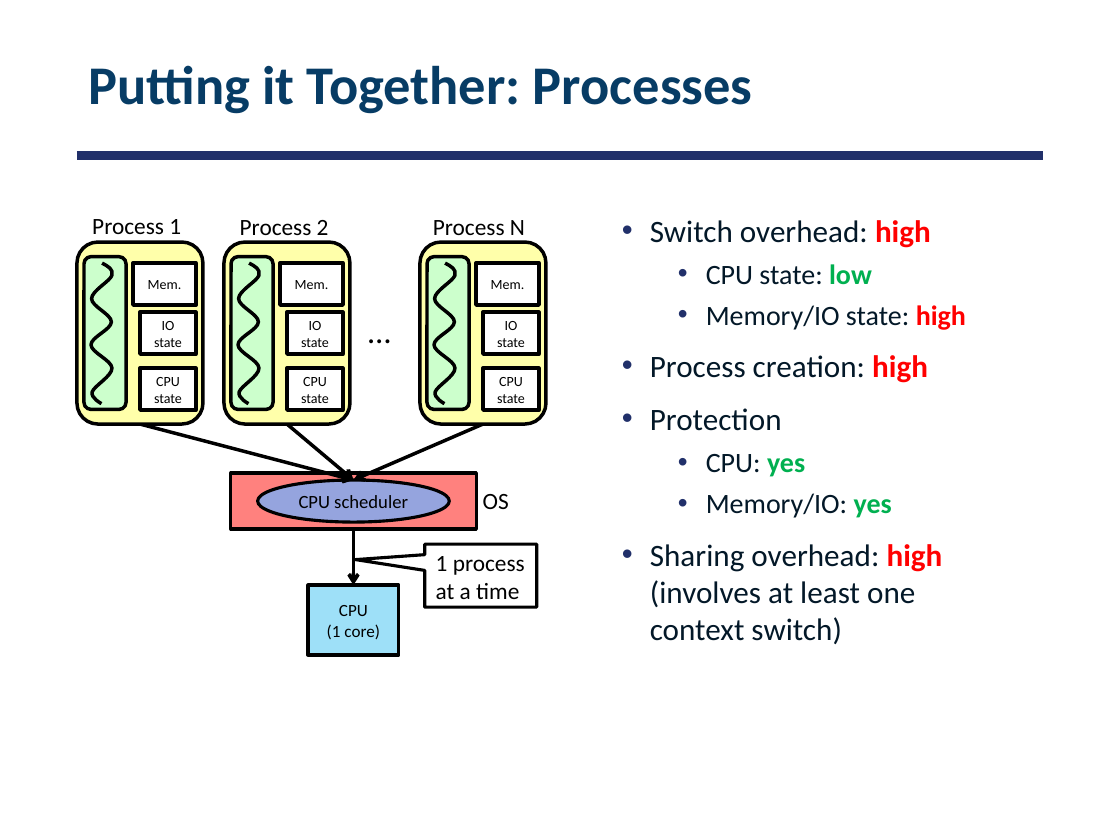
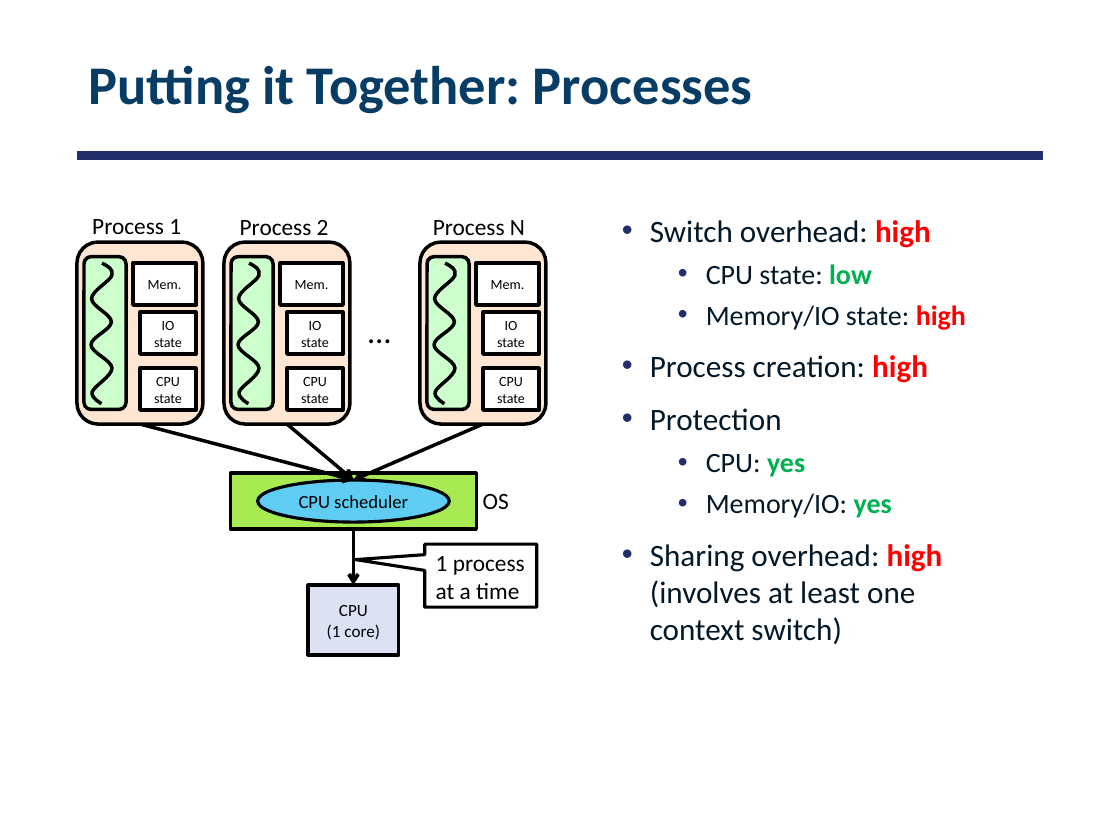
Before and after one commit to smajidzahedi/ECE350, a slide deck: slide 45 of 02-concepts.pptx. Drawn at 1120x840 pixels with LibreOffice and Linux fonts; fonts in the diff are those of the drawing. Boxes give left, top, right and bottom in pixels: in the first picture for what was removed or moved away, otherwise in the second. Text is boxed around its words. In the diff, an @@ line names an element or a change of style, - is before the commit and + after.

```diff
--- a/02-concepts.pptx
+++ b/02-concepts.pptx
@@ fill #FFFFAA to #FFE6D3 in 3 elements at box(420, 242, 545, 423), box(224, 242, 349, 423), box(77, 242, 203, 423) @@
@@ rectangle at box(231, 473, 476, 529): fill #FF817E to #A7EA52 @@
@@ ellipse "CPU scheduler" at box(258, 480, 449, 523): fill #95A4DE to #5ECCF3 @@
@@ rectangle "CPU" at box(308, 585, 399, 654): fill #9EE0F8 to #DCE1F4 @@
```
Also in this commit, not shown: 11 other slides changed, 1 slide added, 1 slide removed, 21 other files.
